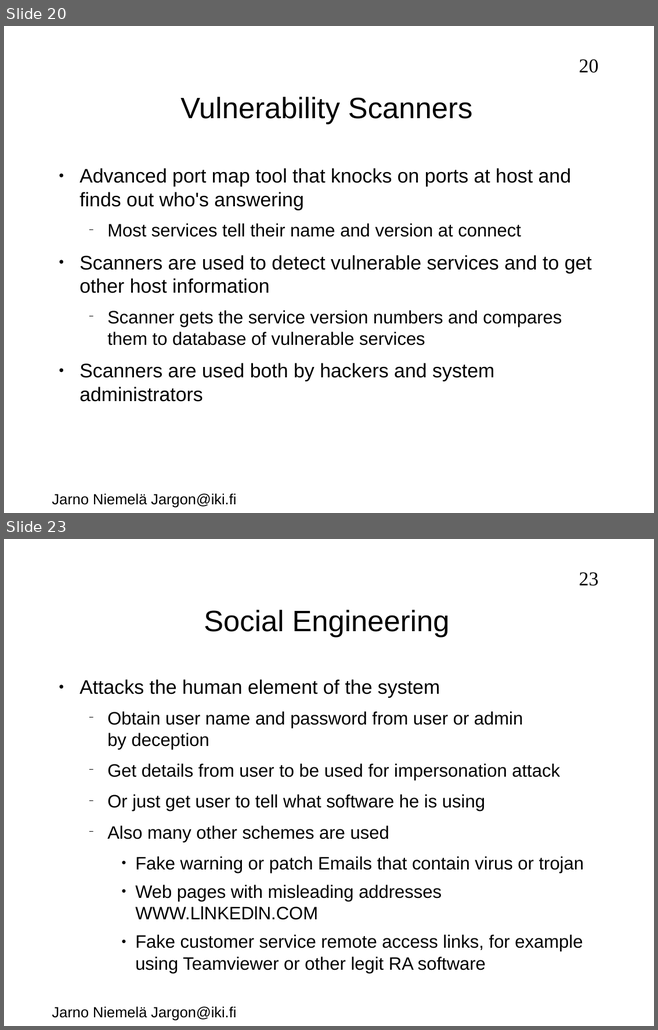
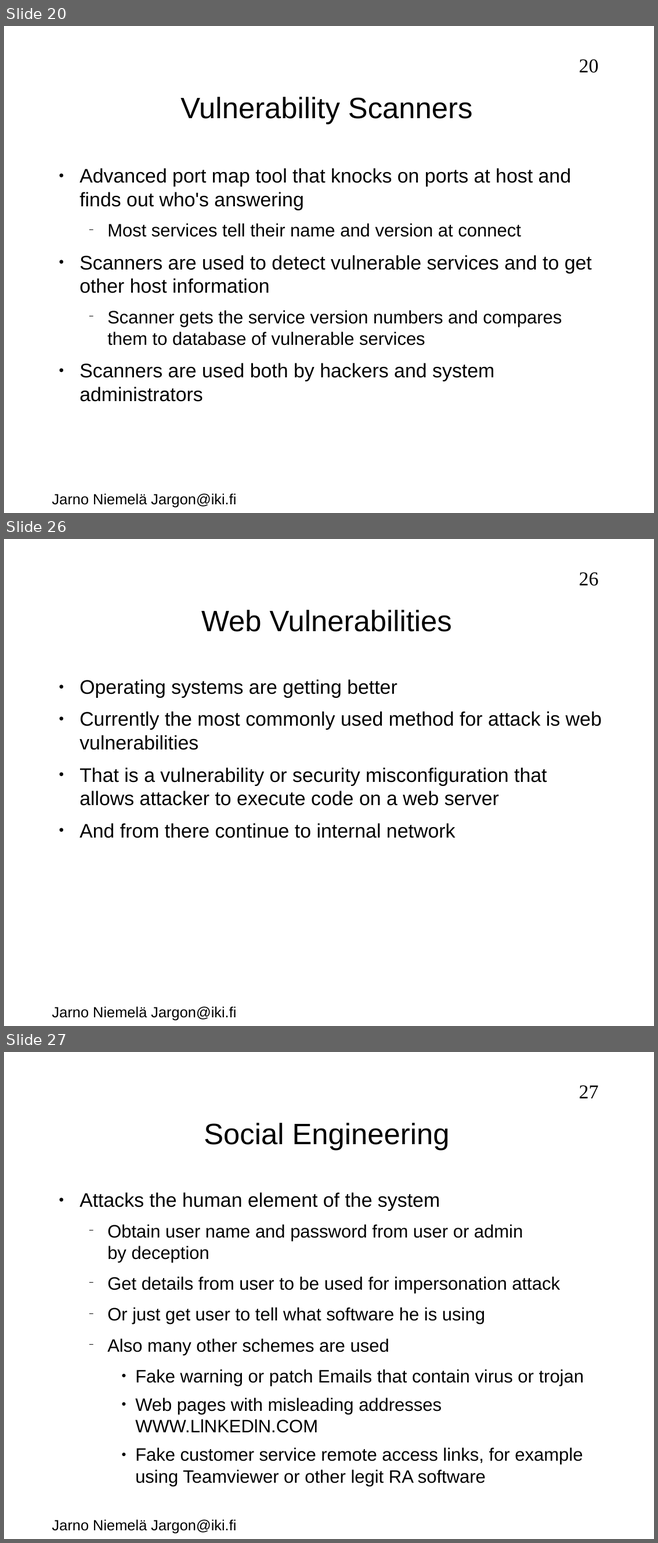
Before and after one commit to jarno-niemela/corporate_cyber_defence, a slide deck: NetworkSecurity/NetworkSecurity.odp. Shown one above the other, each under a label of ours: slides 20 and 23 before the commit, slides 20, 26 and 27 after it; the slides between them are not shown. The pictures are 658x1030 and 658x1543 pixels, drawn with LibreOffice and Linux fonts; fonts in the diff are those of the drawing; background and template pictures are left out. Boxes give left, top, right and bottom in pixels: in the first picture for what was removed or moved away, otherwise in the second. Text is boxed around its words. In the diff, an @@ line names an element or a change of style, - is before the commit and + after.

```diff
--- a/NetworkSecurity/NetworkSecurity.odp
+++ b/NetworkSecurity/NetworkSecurity.odp
@@ slide 26 added at (4,539,654,1026), background #FFFFFF; not listed: 2 template elements that a slide beside it also shows @@
@@ title added at (201,610,452,632), 36 pt, text #000000 @@
+Web Vulnerabilities
@@ text added at (79,679,601,838), 24 pt, text #000000 @@
+● Operating systems are getting better
+● Currently the most commonly used method for attack is web vulnerabilities
+● That is a vulnerability or security misconfiguration that allows attacker to execute code on a web server
+● And from there continue to internal network
@@ what was slide 23 is now slide 27 @@
@@ page number at (579,1085,598,1098): text changed @@
-23
+27
```
Also in this commit, not shown: 8 slides changed, 4 other slides added, 4 other files.
